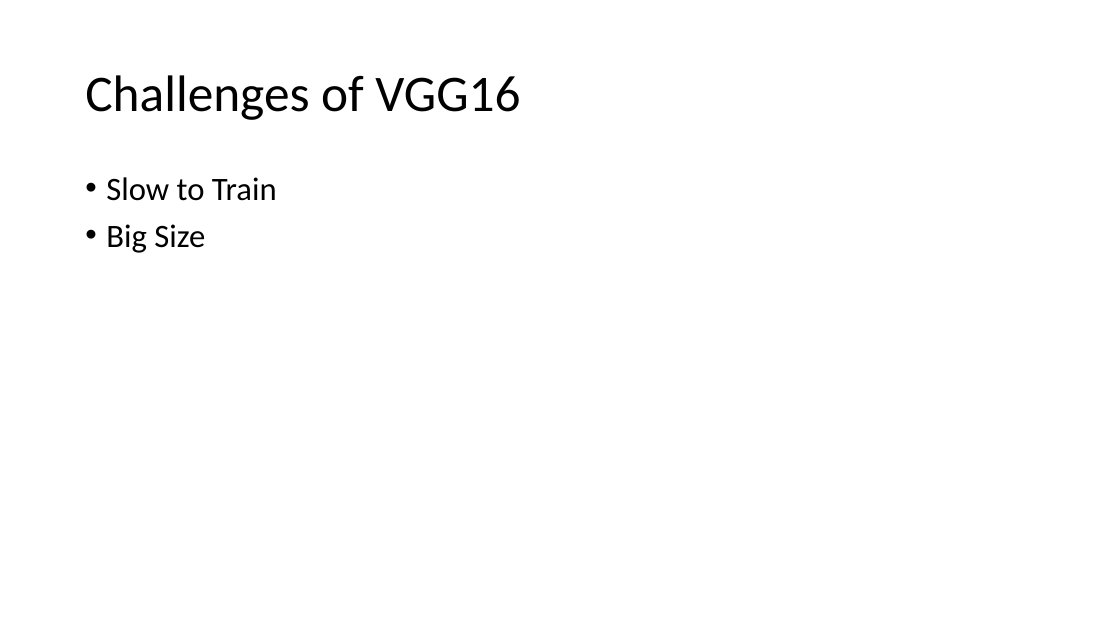
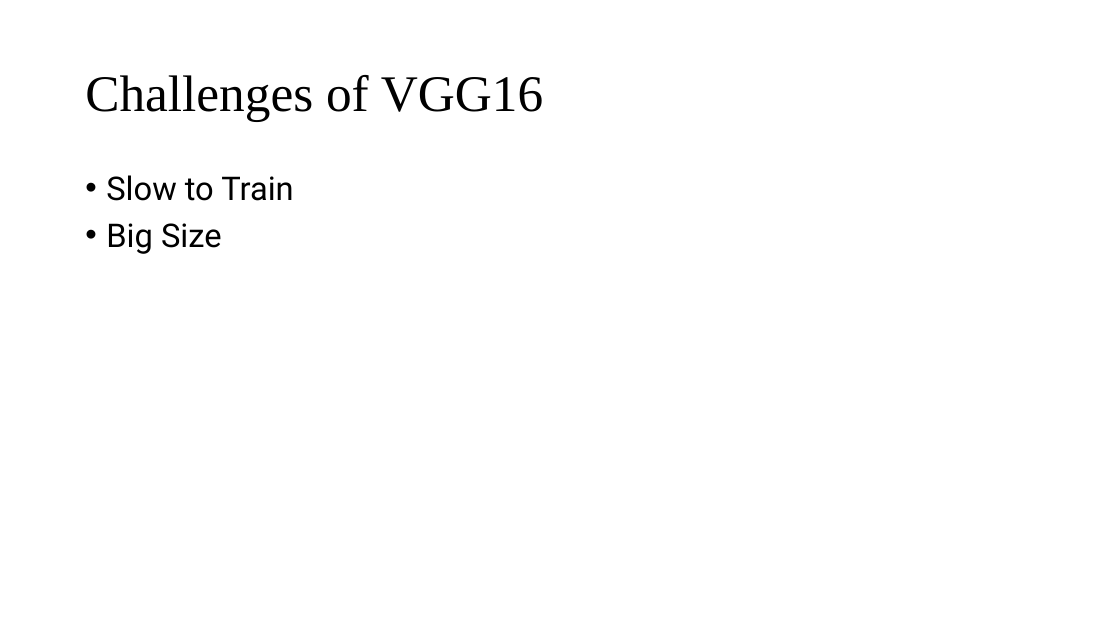
Before and after one commit to TheAnonymousMan/local-language-recognition-gcelt-class-2021, a slide deck: slide 12 of Documentation/4th Year Project Presentation.pptx (slide 11 before the commit). Drawn at 1120x630 pixels with LibreOffice and Linux fonts; fonts in the diff are those of the drawing. Boxes give left, top, right and bottom in pixels: in the first picture for what was removed or moved away, otherwise in the second. Text is boxed around its words. In the diff, an @@ line names an element or a change of style, - is before the commit and + after.

```diff
--- a/Documentation/4th Year Project Presentation.pptx
+++ b/Documentation/4th Year Project Presentation.pptx
@@ title "Challenges of VGG16" at bbox=[85, 75, 543, 121]: font Calibri to Times New Roman @@
@@ text "Slow to Train" at bbox=[106, 175, 293, 254]: font Calibri to Roboto @@
```
Also in this commit, not shown: 10 other slides changed, 1 slide added, 2 slides removed.
